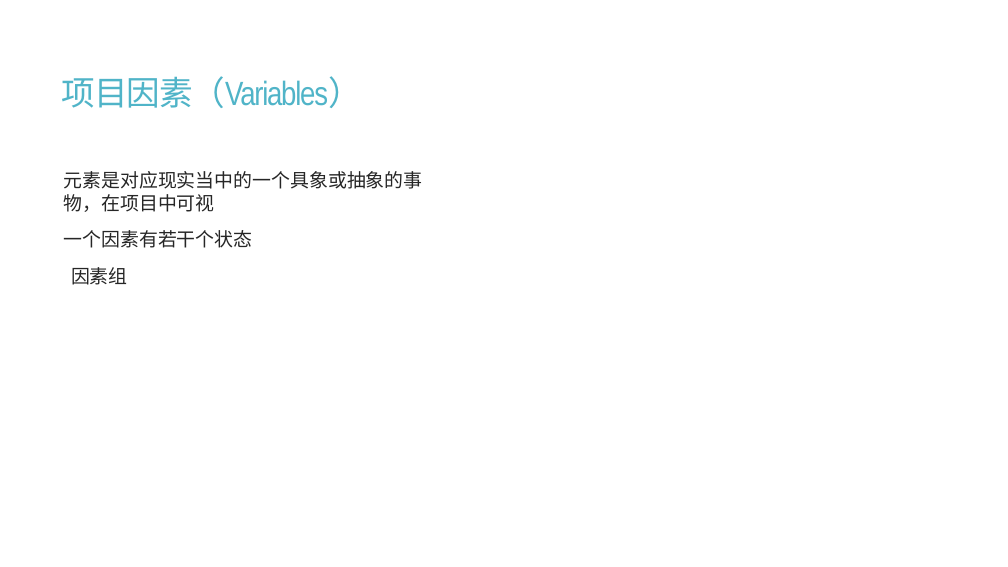
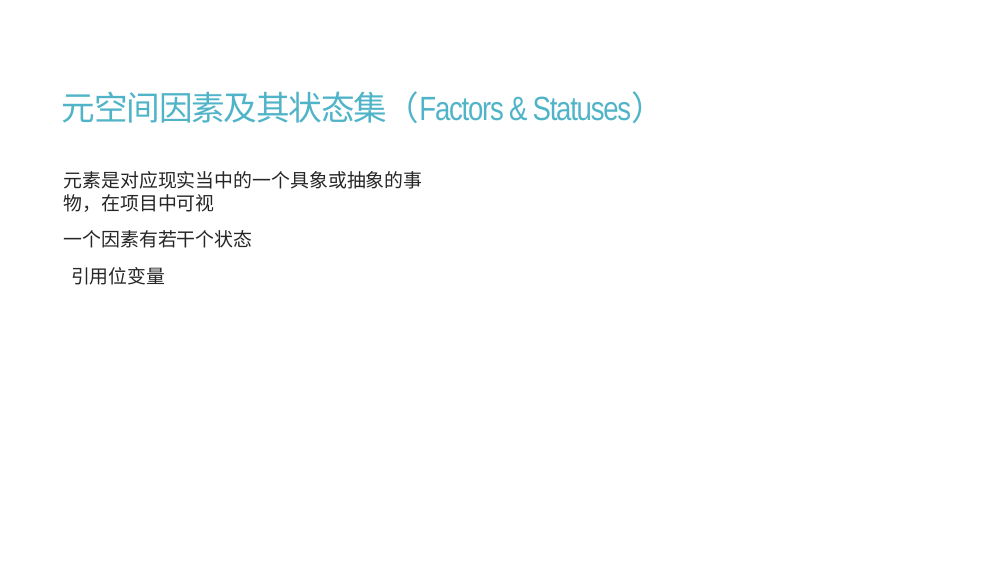
Before and after one commit to calcyu/chainway, a slide deck: slide 8 of Docs/城乡振兴元宇宙.pptx (slide 13 before the commit). Drawn at 1008x567 pixels with LibreOffice and Linux fonts; fonts in the diff are those of the drawing. Boxes give left, top, right and bottom in pixels: in the first picture for what was removed or moved away, otherwise in the second. Text is boxed around its words. In the diff, an @@ line names an element or a change of style, - is before the commit and + after.

```diff
--- a/Docs/城乡振兴元宇宙.pptx
+++ b/Docs/城乡振兴元宇宙.pptx
@@ title at <box>62,91,665,123</box>: text changed @@
-项目因素（Variables）
+元空间因素及其状态集（Factors & Statuses）
@@ text at <box>71,267,165,285</box>: text changed @@
-  因素组
+  引用位变量
```
Also in this commit, not shown: 8 other slides changed, 1 slide added, 1 slide removed, 15 other files.
